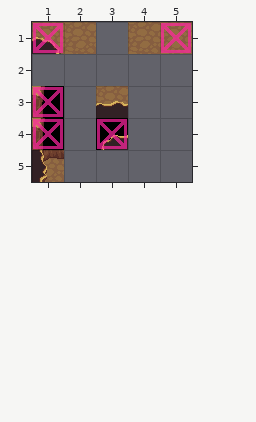
Tiled map, stored at automapping/rulecave002.tmx. Above: the version before the commit.
Cells are 32x32 px. Shown: x 1..5, y 1..5.
The same view after the edit:
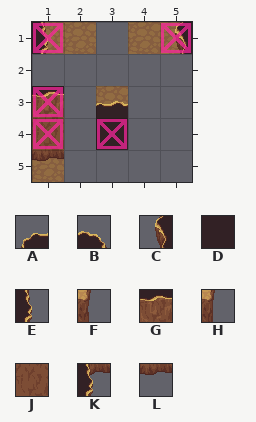
Key: from "mountains": A 13, B 14, C 15, D 16, E 17, F 25, G 31, H 37, J 46, K 49, L 61.
_ is an empty cell.
What changed:
Layer "Output_CaveWall":
Tile C now appears in row 1 at x 5.
The author changed tile A to tile D in row 4 at x 3.
The author changed tile B to tile E in row 1 at x 1.
The author changed tile F to tile G in row 3 at x 1.
The author changed tile H to tile J in row 4 at x 1.
The author changed tile K to tile L in row 5 at x 1.
Where, in picture pixels (left, top, right, bottom), the same in both pictures:
changed: (32, 22, 61, 54)
added: (175, 22, 192, 54)
changed: (32, 86, 64, 182)
changed: (96, 118, 128, 150)
